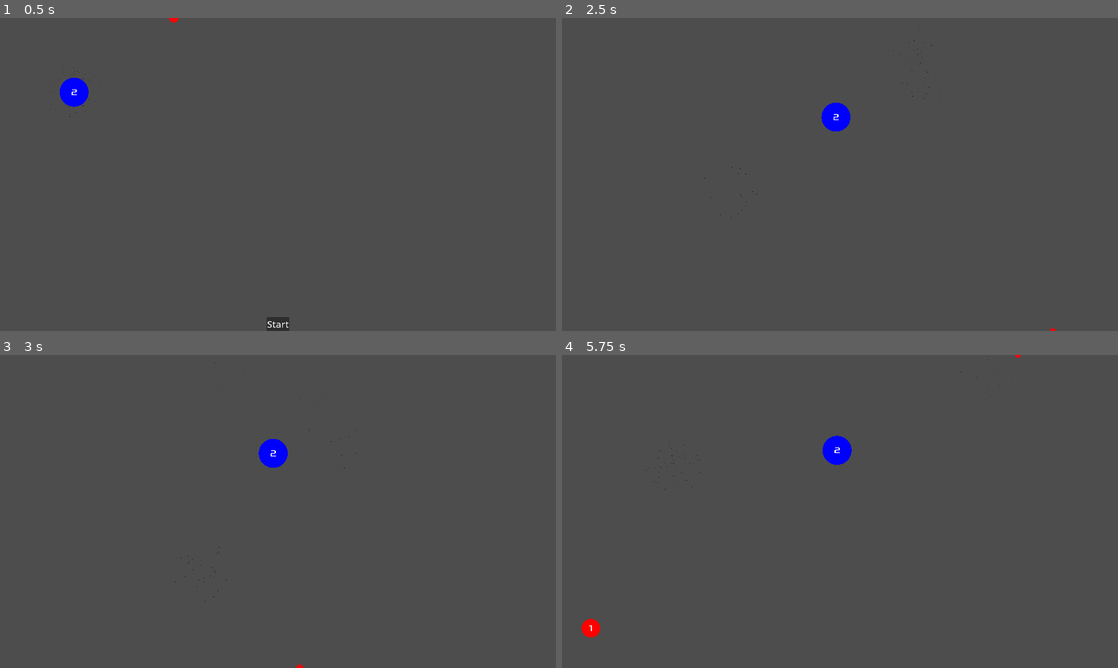
Above: before the commit, frames 1-4 (two rows, left to right).
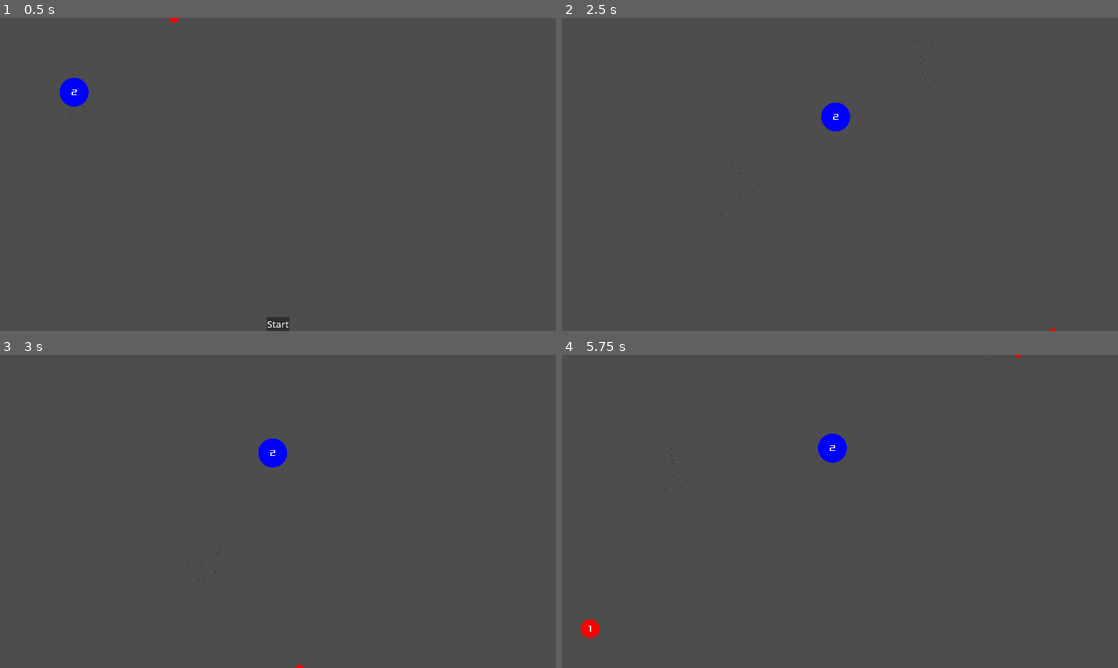
Above: after the commit, the same moments.

Repository: nuts4nuts4nuts/flappyversary
Game: Godot game, scene res://scenes/main.tscn
The game is run twice, just before and just after one commit, with the same random seed, the same clock (stepped at 60 frames per second) and the same inputs.
Inputs (mouse positions are in pixels of both pictures, inside the frame that each line leads up to):
- Up to frame 1 (0.5 s): no input
- Up to frame 2 (2.5 s): click "Start" at 0.5 s; tap Enter at 1.25 s; move the mouse to (962, 158) at 1.27 s; press the mouse at (962, 158) at 1.28 s; hold Up 1.28-2.03 s; move the mouse to (728, 190) at 2.02 s; release the mouse at (728, 190) at 2.03 s; hold Down from 2.03 s (still down); click (728, 190) at 2.1 s
- Up to frame 3 (3 s): move the mouse to (333, 442) at 2.77 s; release Down at 2.78 s; press the mouse at (333, 442) at 2.78 s; hold Up from 2.78 s (still down)
- Up to frame 4 (5.75 s): tap Space at 3.5 s; move the mouse to (812, 574) at 3.52 s; release the mouse at (812, 574) at 3.53 s; click (812, 574) at 3.6 s; move the mouse to (1006, 558) at 4.27 s; release Up at 4.28 s; press the mouse at (1006, 558) at 4.28 s; hold Down from 4.28 s (still down); move the mouse to (673, 464) at 5.02 s; release the mouse at (673, 464) at 5.03 s; click (673, 464) at 5.1 s

Frame 1 is identical in both runs. In frame 2, less than 0.1% of the frame differs, in the area x 46-52%, y 26-37%; in frame 3, less than 0.1%; in frame 4, 0.3%, in the area x 3-53%, y 25-91%.

Commit message:
Lower gravity max distance

Diff:
--- a/scenes/main.tscn
+++ b/scenes/main.tscn
@@ -12,7 +12,7 @@
 
 [node name="gravity_well" parent="." instance=ExtResource("1_igh56")]
 position = Vector2(510, 510)
-max_distance = 2048
+max_distance = 1024
 target_mult = 400
 non_target_mult = 300
 
--- a/scripts/gravity-well.gd
+++ b/scripts/gravity-well.gd
@@ -1,7 +1,7 @@
 extends Node2D
 
 @export var gravity_distance: Curve
-@export var max_distance: int = 2048
+@export var max_distance: int = 1024
 @export var target_mult: int = 400
 @export var non_target_mult: int = 300
 
